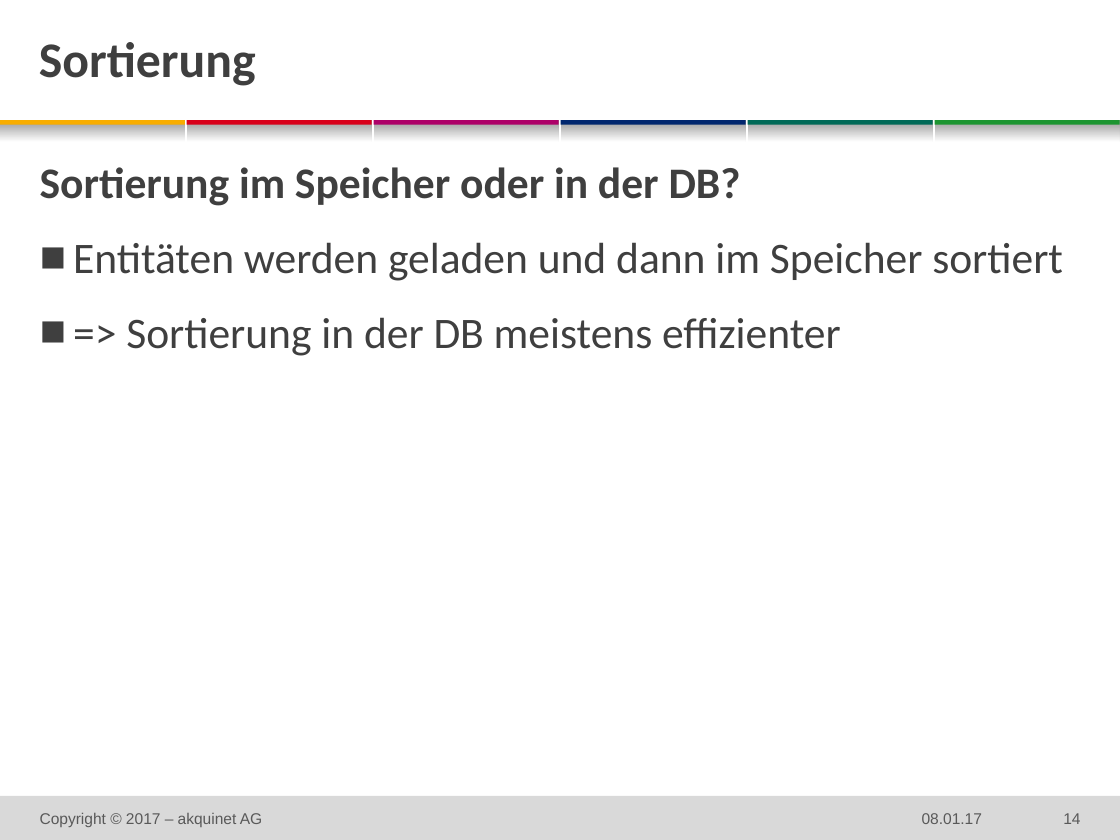
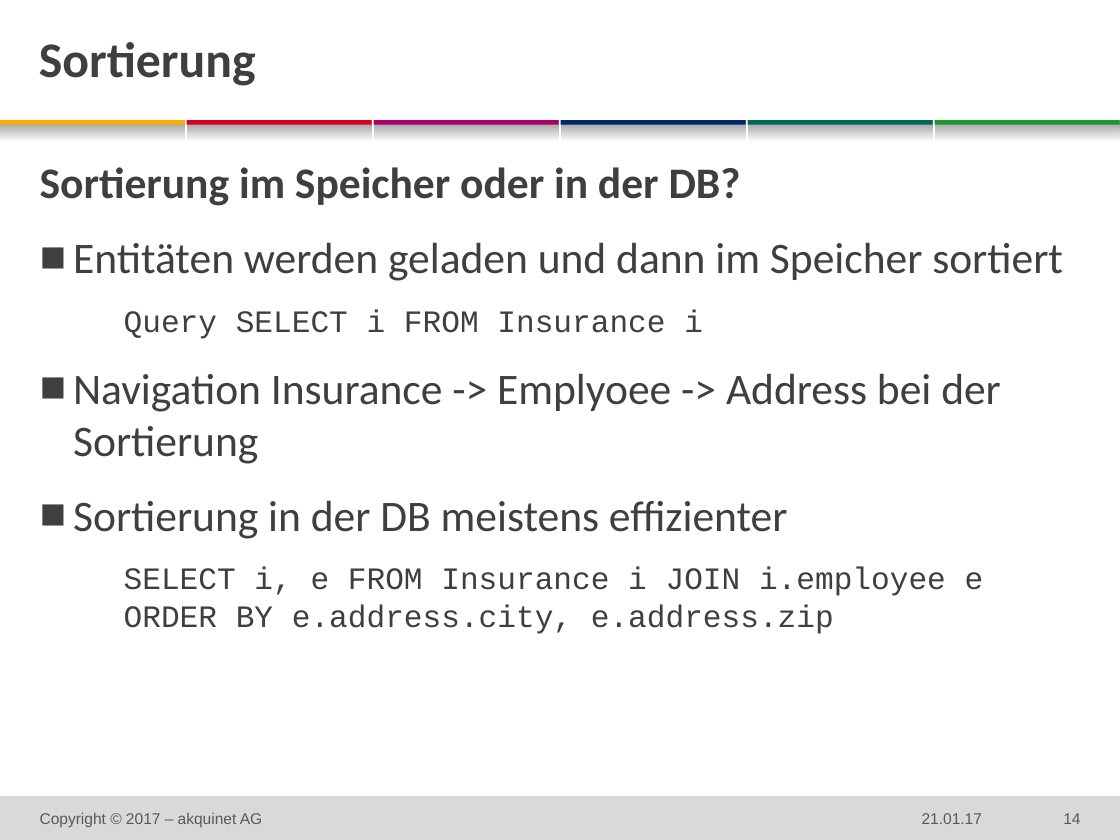
Before and after one commit to techatspree/jpapitfalls, a slide deck: slide 14 of 2016-xx-xx DF JPA Pitfalls.pptx. Drawn at 1120x840 pixels with LibreOffice and Linux fonts; fonts in the diff are those of the drawing; background and template pictures are left out. Boxes give left, top, right and bottom in pixels: in the first picture for what was removed or moved away, otherwise in the second. Text is boxed around its words. In the diff, an @@ line names an element or a change of style, - is before the commit and + after.

```diff
--- a/2016-xx-xx DF JPA Pitfalls.pptx
+++ b/2016-xx-xx DF JPA Pitfalls.pptx
@@ text at bbox=[73, 309, 1001, 634]: text changed; size 28 to 20 pt; font Calibri to Courier New @@
-  ■ => Sortierung in der DB meistens effizienter
+    Query SELECT i FROM Insurance i
+  ■ Navigation Insurance -> Emplyoee -> Address bei der Sortierung
+  ■ Sortierung in der DB meistens effizienter
+    SELECT i, e FROM Insurance i JOIN i.employee e ORDER BY e.address.city, e.address.zip
@@ text at bbox=[922, 813, 982, 824]: text changed @@
-08.01.17
+21.01.17
```
Also in this commit, not shown: 16 other slides changed, 1 other file.
